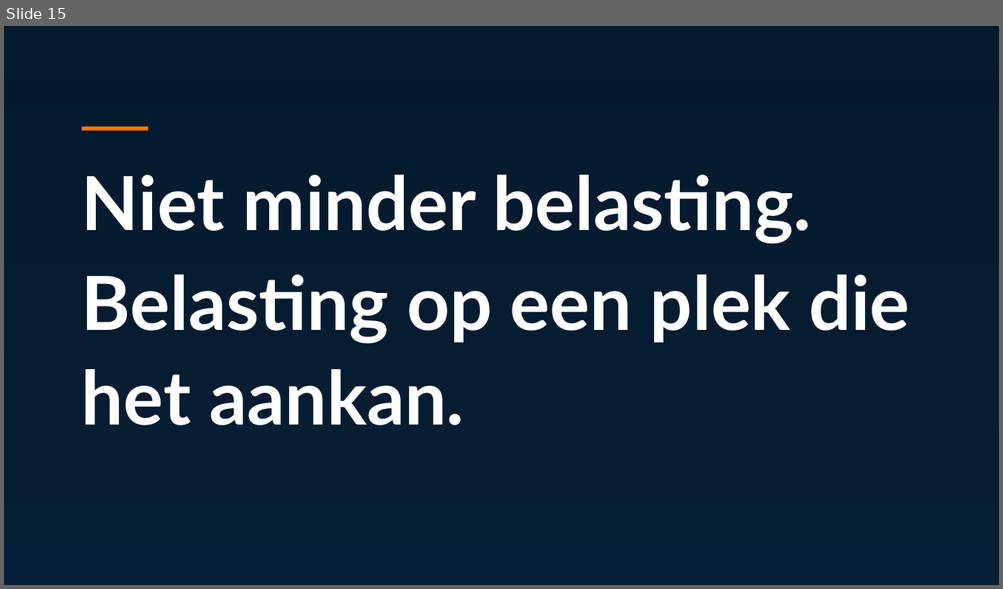
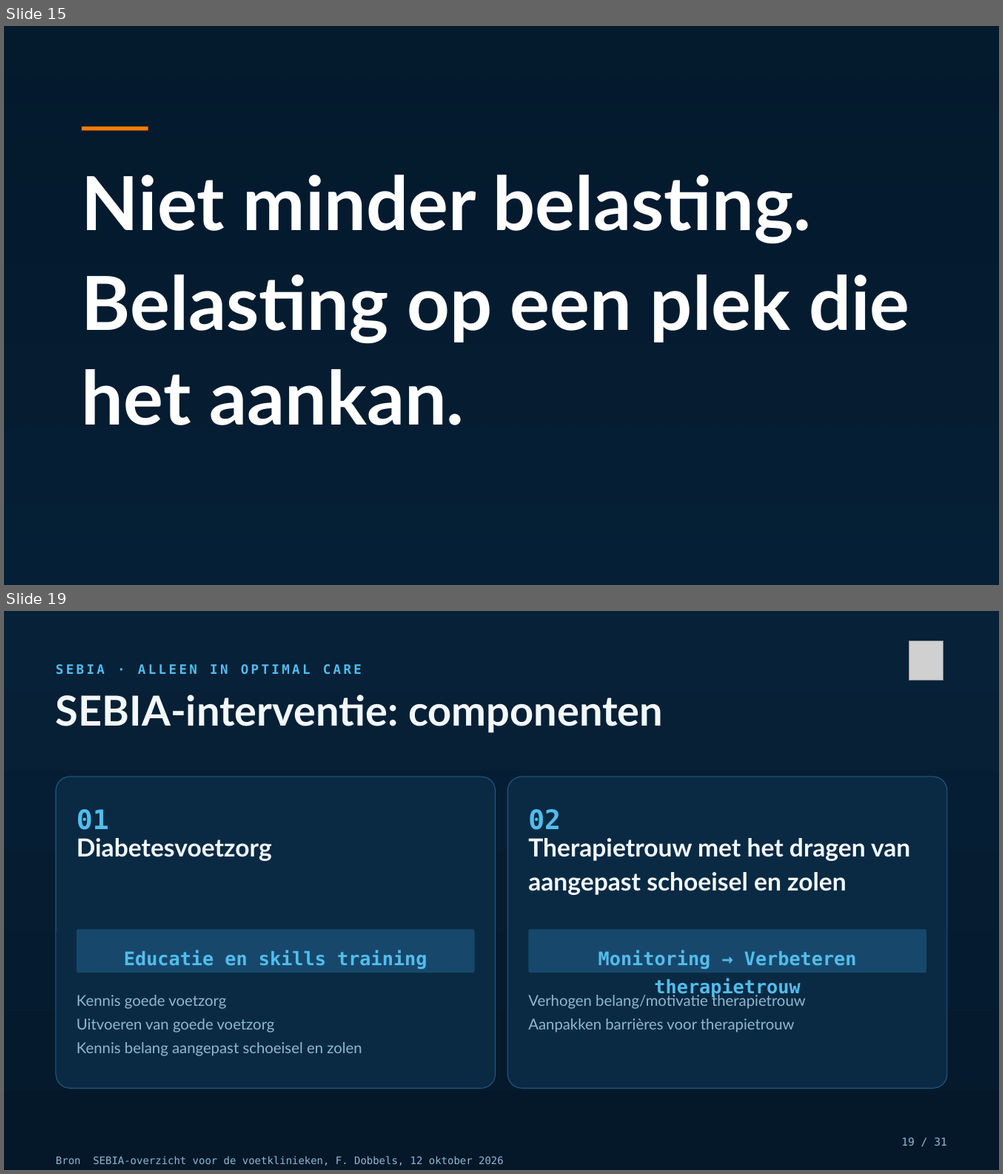
Before and after one commit to Dellfs/paradise-project, a slide deck: PARADISE_presentatie/PARADISE_az_groeninge.pptx. Shown one above the other, each under a label of ours: slide 15 before the commit, slides 15 and 19 after it; the slides between them are not shown. The pictures are 1003x589 and 1003x1174 pixels, drawn with LibreOffice and Linux fonts; fonts in the diff are those of the drawing; grey boxes stand for pictures; background and template pictures are left out; a plain dark background stands for a picture behind light text. Boxes give left, top, right and bottom in pixels: in the first picture for what was removed or moved away, otherwise in the second. Text is boxed around its words. In the diff, an @@ line names an element or a change of style, - is before the commit and + after.

```diff
--- a/PARADISE_presentatie/PARADISE_az_groeninge.pptx
+++ b/PARADISE_presentatie/PARADISE_az_groeninge.pptx
@@ slide 19 added at [4,611,999,1170], background #FFFFFF @@
@@ rectangle added at [4,611,999,1170], fill gradient #072138 to #04182A @@
@@ picture added at [909,641,943,681] @@
@@ text added at [56,664,361,674], 12.5 pt, text #52BDEC, bold @@
+SEBIA · ALLEEN IN OPTIMAL CARE
@@ text added at [56,695,663,733], 40 pt, text #F2F8FC, bold @@
+SEBIA-interventie: componenten
@@ rounded rectangle added at [56,777,495,1088], fill #0A2A44, outline #215B84 0.75 pt @@
@@ rounded rectangle added at [508,777,947,1088], fill #0A2A44, outline #215B84 0.75 pt @@
@@ text added at [77,809,109,830], 26 pt, text #52BDEC, bold @@
+01
@@ text added at [528,809,560,830], 26 pt, text #52BDEC, bold @@
+02
@@ text added at [77,838,272,861], 24 pt, text #F2F8FC, bold @@
+Diabetesvoetzorg
@@ text added at [528,838,910,895], 24 pt, text #F2F8FC, bold @@
+Therapietrouw met het dragen van aangepast schoeisel en zolen
@@ rounded rectangle added at [77,930,474,973], fill #17486B @@
@@ rounded rectangle added at [529,930,926,973], fill #17486B @@
@@ text added at [124,950,427,969], 18 pt, text #52BDEC, bold @@
+Educatie en skills training
@@ text added at [598,950,856,998], 18 pt, text #52BDEC, bold @@
+Monitoring → Verbeteren therapietrouw
@@ text added at [77,995,361,1056], 14.5 pt, text #8FB6D0 @@
+Kennis goede voetzorg
+Uitvoeren van goede voetzorg
+Kennis belang aangepast schoeisel en zolen
@@ text added at [528,993,805,1033], 14.5 pt, text #8FB6D0 @@
+Verhogen belang/motivatie therapietrouw
+Aanpakken barrières voor therapietrouw
@@ text added at [901,1138,947,1146], 10.5 pt, text #8FB6D0 @@
+19 / 31
@@ text added at [56,1156,504,1166], 10 pt, text #8FB6D0 @@
+Bron SEBIA-overzicht voor de voetklinieken, F. Dobbels, 12 oktober 2026
```
Also in this commit, not shown: 23 slides changed, 4 other slides added, 1 slide removed.
